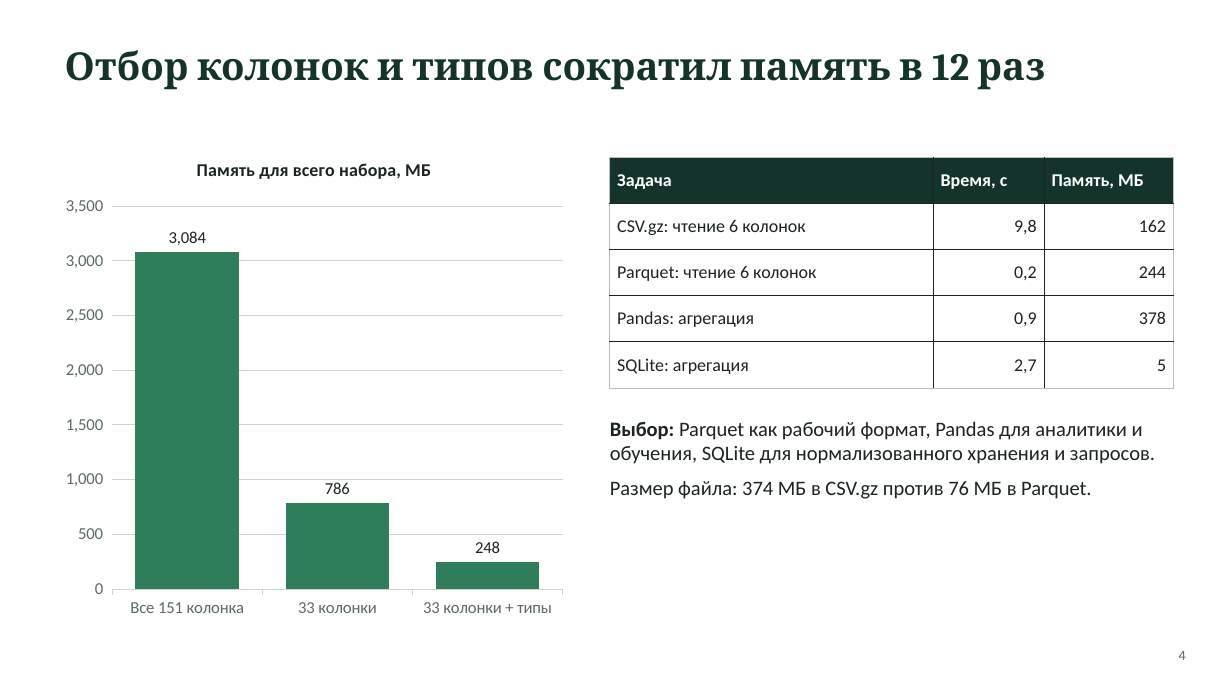
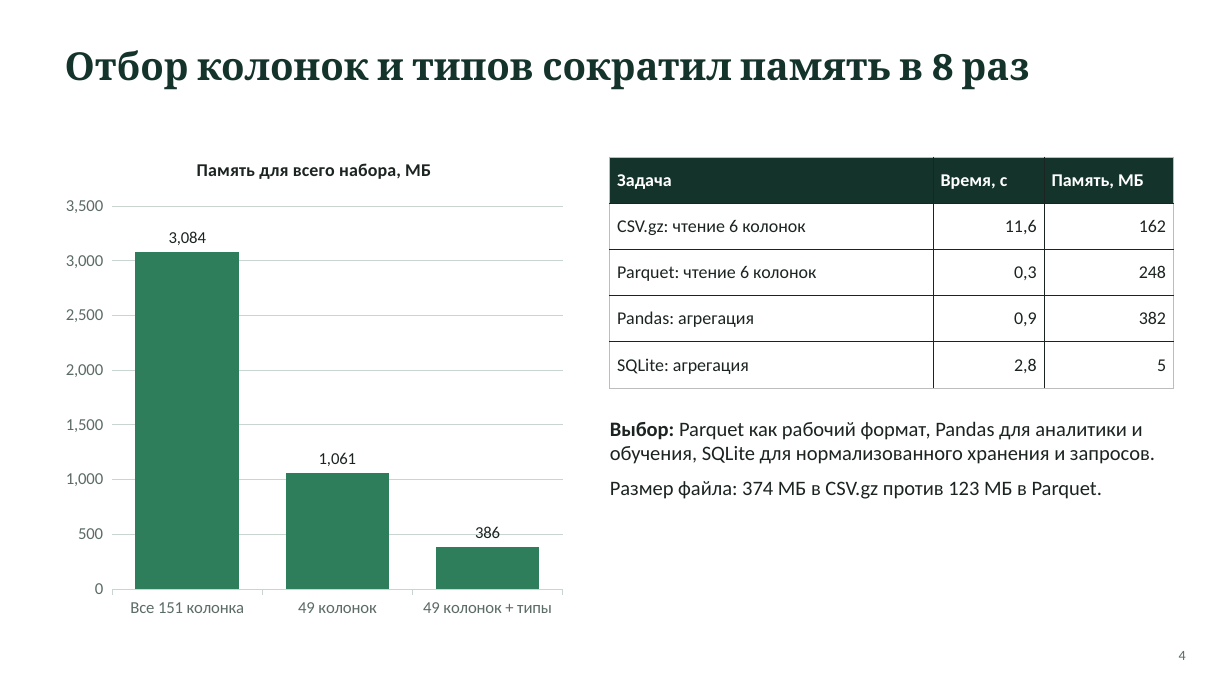
Before and after one commit to yersaa/Loan_default_prediction, a slide deck: slide 4 of docs/presentation.pptx. Drawn at 1232x693 pixels with LibreOffice and Linux fonts; fonts in the diff are those of the drawing. Boxes give left, top, right and bottom in pixels: in the first picture for what was removed or moved away, otherwise in the second. Text is boxed around its words. In the diff, an @@ line names an element or a change of style, - is before the commit and + after.

```diff
--- a/docs/presentation.pptx
+++ b/docs/presentation.pptx
@@ title at bbox=[65, 50, 1030, 90]: text changed @@
-Отбор колонок и типов сократил память в 12 раз
+Отбор колонок и типов сократил память в 8 раз
@@ column chart at bbox=[55, 139, 573, 628] @@
-categories: Все 151 колонка, 33 колонки, 33 колонки + типы
+categories: Все 151 колонка, 49 колонок, 49 колонок + типы
-Память для всего набора, МБ: 3084, 786, 248
+Память для всего набора, МБ: 3084, 1061, 386
@@ table at bbox=[610, 157, 1174, 388] @@
-row 2, column 2: 9,8
+row 2, column 2: 11,6
-row 3, column 2: 0,2
+row 3, column 2: 0,3
-row 3, column 3: 244
+row 3, column 3: 248
-row 4, column 3: 378
+row 4, column 3: 382
-row 5, column 2: 2,7
+row 5, column 2: 2,8
@@ text at bbox=[610, 481, 1102, 499]: text changed @@
-Размер файла: 374 МБ в CSV.gz против 76 МБ в Parquet.
+Размер файла: 374 МБ в CSV.gz против 123 МБ в Parquet.
```
Also in this commit, not shown: 8 other slides changed, 7 other files.
